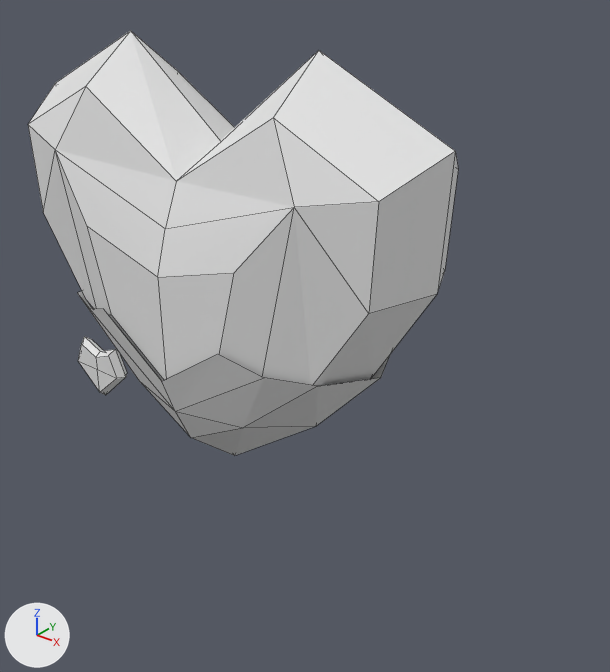
The Blender file FropScrap_Sources/Models/Objects/Collectables/Heart/Heart.blend as it was, and as the next commit left it.
One viewpoint serves both versions: a camera (50 mm lens) standing at (6.2, -6.35, 5.96) and looking at (1.05, 0.08, 1.97). The lights are fixed; the arrows at lower left show +X, +Y and +Z. Mesh edges are drawn as thin lines.

Names of what the first picture shows: 'Heart', 'HeartFire', 'HeartSmall'.
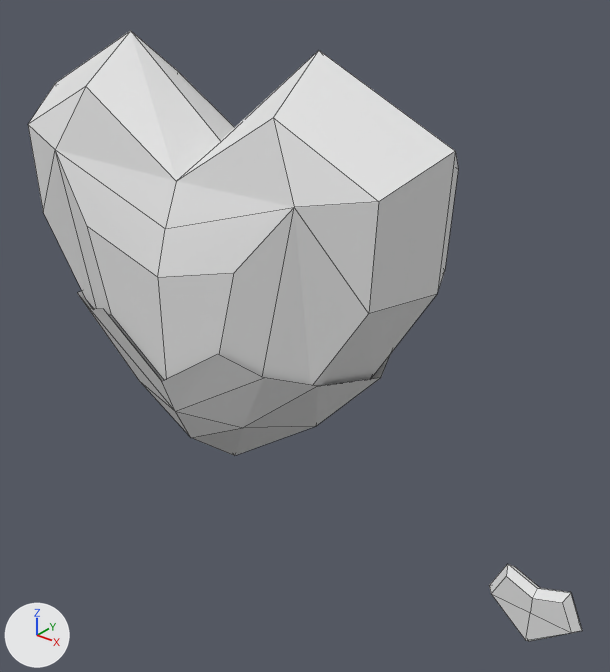
Where the newer file only moved an object's origin or applied its transform, the numbers keep the older frame.

Boxes (x1, y1, x2, y2) around the edits, measured in the pictures (610 x 672 px):
'HeartSmall', moved: before (78, 336, 127, 395); after (489, 564, 582, 641)

Diff of the bpy script that builds the scene:
```diff
--- a/FropScrap_Sources/Models/Objects/Collectables/Heart/Heart.blend.py
+++ b/FropScrap_Sources/Models/Objects/Collectables/Heart/Heart.blend.py
@@ me_heartsmall @@
 me_heartsmall.from_pydata(...)  # 20 vertices, 20 faces; spans x -0.49..0.49, y -0.091..0.09, z -0.519..0.305
 # used by ob_heartsmall; location = (-2.47, 0.0, 0.53)
+# me_heartsmall part 1: the whole mesh is moved by (4.003, 0.0, 0.0)
@@ ob_heartsmall @@
 ob_heartsmall = bpy.data.objects.new('HeartSmall', me_heartsmall)
-ob_heartsmall.location = (-2.47, 0.0, 0.53)
+ob_heartsmall.location = (0.0, 0.0, 0.0)
```
